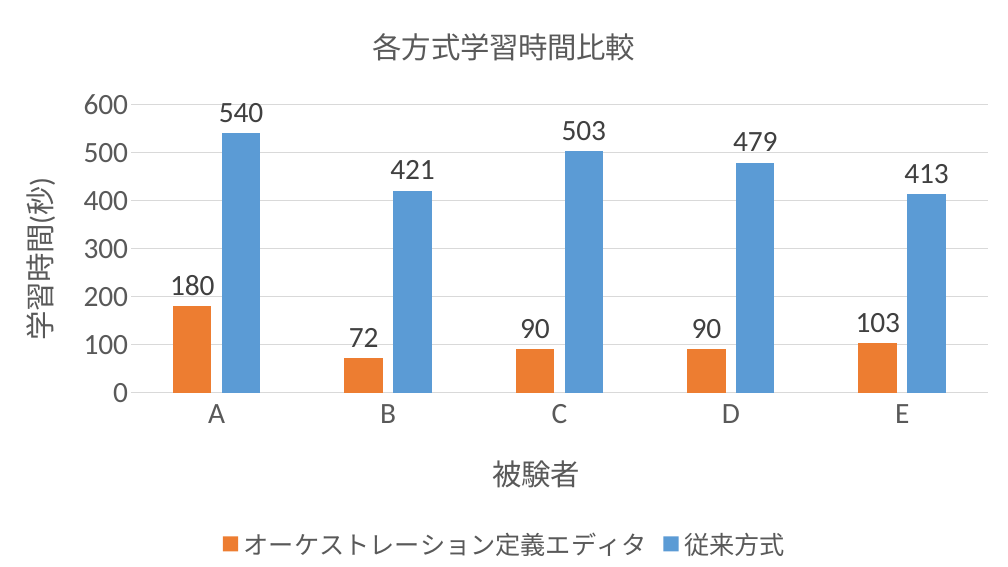
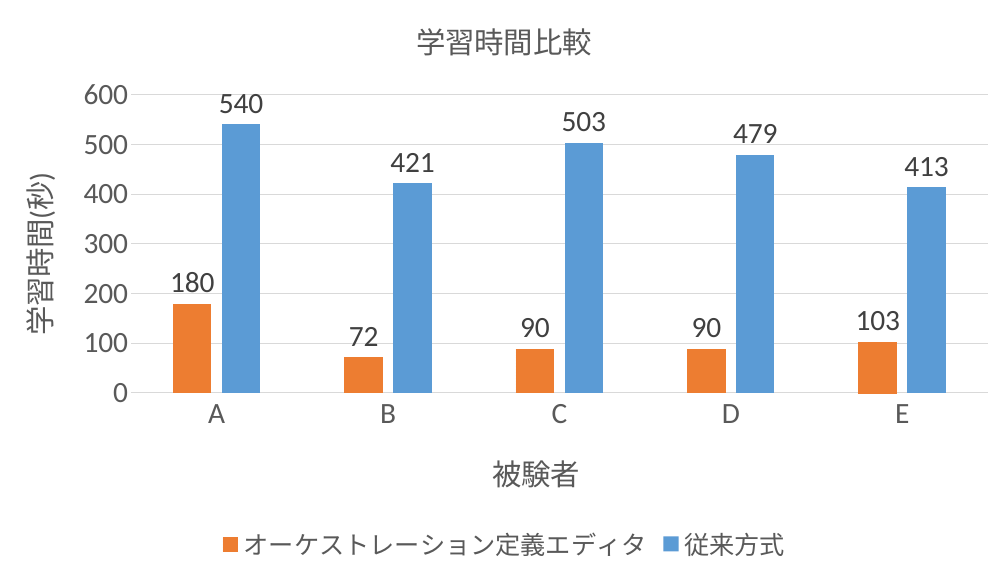
Before and after one commit to bokuhide/GUIToolCreate, a slide deck: slide 1 of 卒業論文本体/Document/studytime_all.pptx. Drawn at 1008x567 pixels with LibreOffice and Linux fonts; fonts in the diff are those of the drawing. Boxes give left, top, right and bottom in pixels: in the first picture for what was removed or moved away, otherwise in the second. Text is boxed around its words. In the diff, an @@ line names an element or a change of style, - is before the commit and + after.

```diff
--- a/卒業論文本体/Document/studytime_all.pptx
+++ b/卒業論文本体/Document/studytime_all.pptx
@@ column chart at (0, 0, 1008, 567) @@
@@ title "各方式学習時間比較 " to "学習時間比較 " @@
@@ colour of オーケストレーション定義エディタ #ED7D31 to pattern #ED7D31 on #FFFFFF @@
@@ colours of single points changed @@
```
Also in this commit, not shown: 25 other files.
